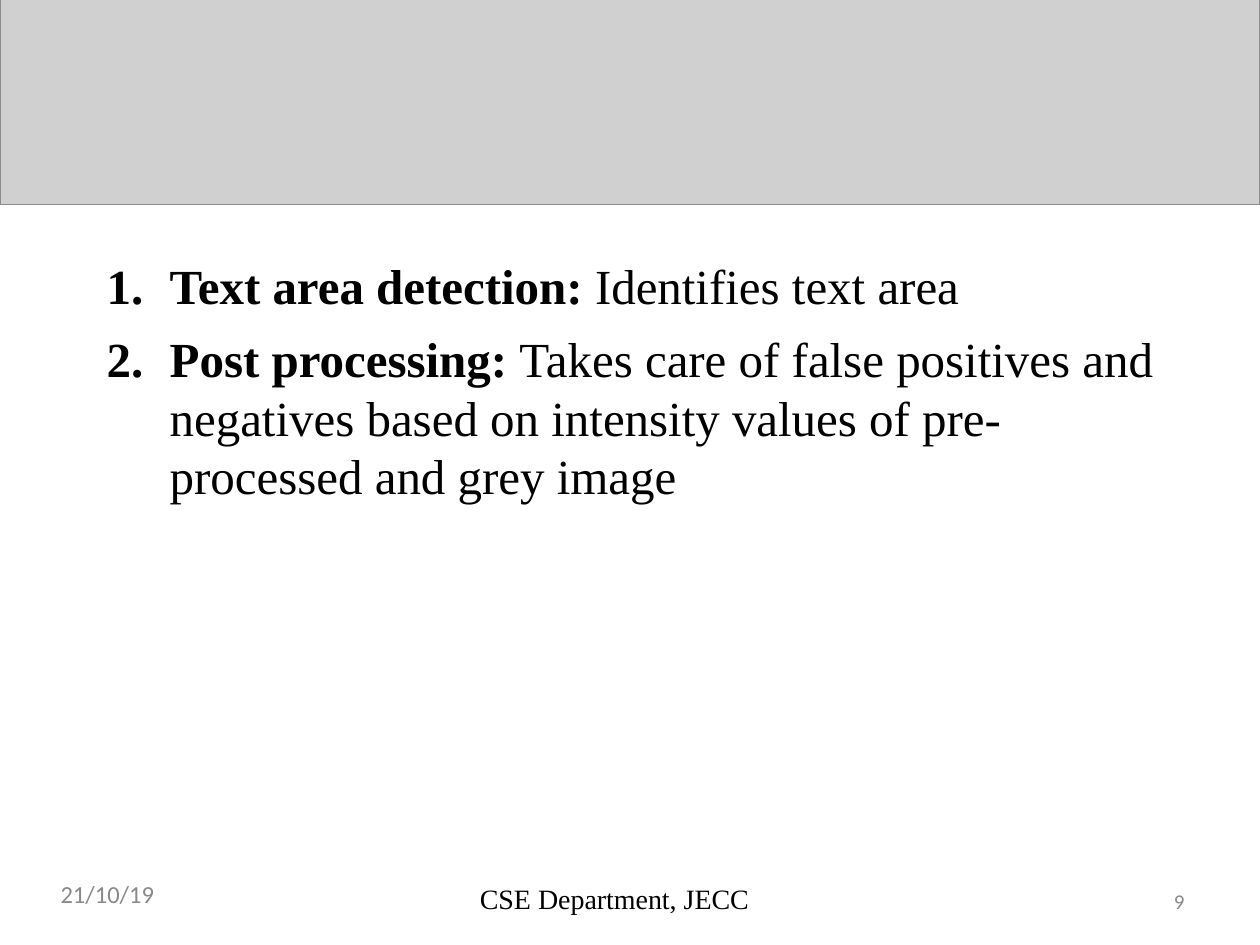
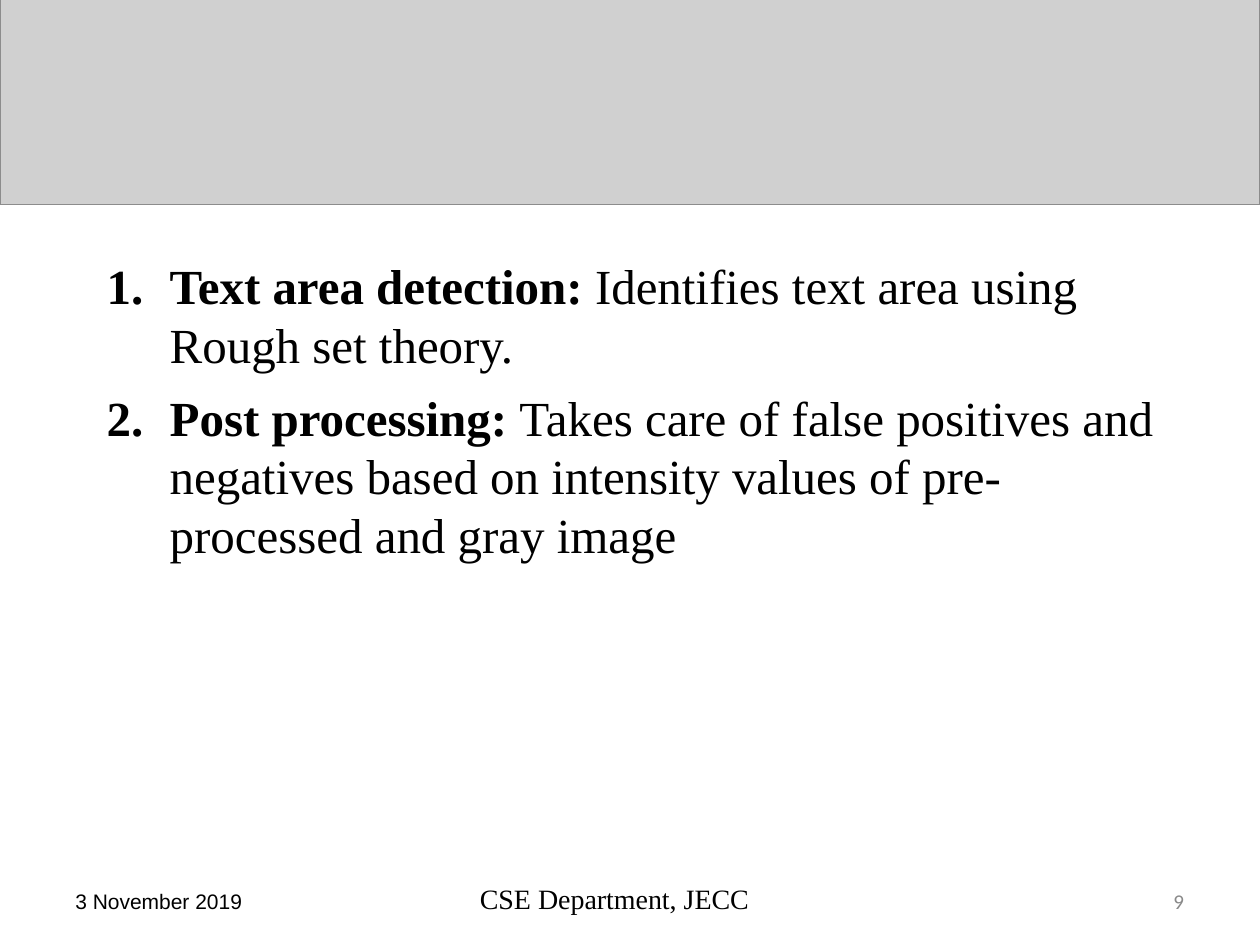
Before and after one commit to sreeragrnandan/Design-Project, a slide deck: slide 9 of DP G7 first review.pptx. Drawn at 1260x945 pixels with LibreOffice and Linux fonts; fonts in the diff are those of the drawing; grey boxes stand for pictures. Boxes give left, top, right and bottom in pixels: in the first picture for what was removed or moved away, otherwise in the second. Text is boxed around its words. In the diff, an @@ line names an element or a change of style, - is before the commit and + after.

```diff
--- a/DP G7 first review.pptx
+++ b/DP G7 first review.pptx
@@ text at (170, 269, 1153, 563): text changed @@
-1. Text area detection: Identifies text area
-2. Post processing: Takes care of false positives and negatives based on intensity values of pre-processed and grey image
+1. Text area detection: Identifies text area using Rough set theory.
+2. Post processing: Takes care of false positives and negatives based on intensity values of pre-processed and gray image
@@ text removed at (61, 886, 154, 904) @@
-21/10/19
@@ text added at (75, 893, 242, 910), 12 pt, text #000000 @@
+3 November 2019
```
Also in this commit, not shown: 23 other slides changed, 2 slides added, 2 slides removed, 7 other files.
